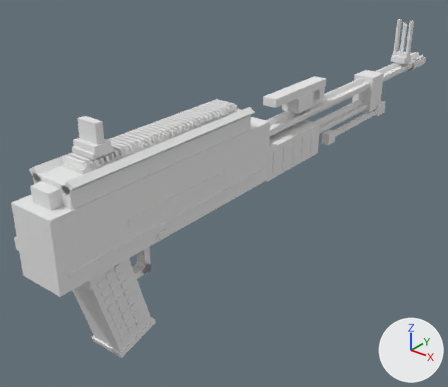
What one commit did to the OBJ model src/main/resources/assets/mareeletrica/models/block/armory21_m249_forge_view.obj.
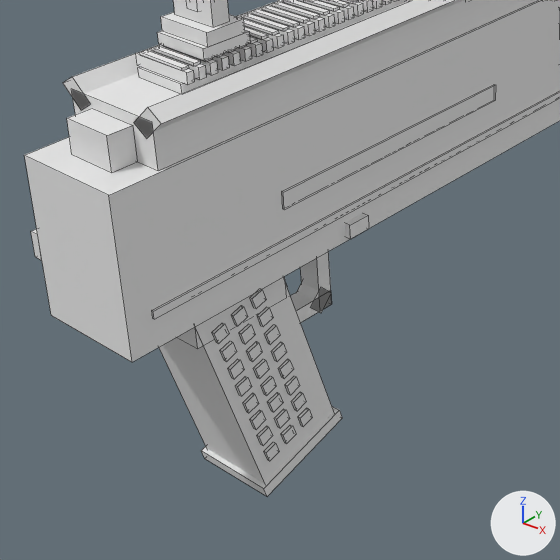
There are two pictures of each version: one whole from a 50 mm lens placed at (1.881, -1.787, 1.397), pointed at (0.315, 0.171, 0.184), one close up on the part from 0% to 57% of the width and 34% to 100% of the height. Arrows for +X, +Y and +Z are at lower right; the lights stay in place. The last two pictures show the newer version. The close-ups show mesh edges as thin lines. Where no turn or scale is listed for an object, it has been applied to the vertices. Vertices at exactly the same position are counted once.

Objects in the first close-up: 'armory21_m249_forge_view'.
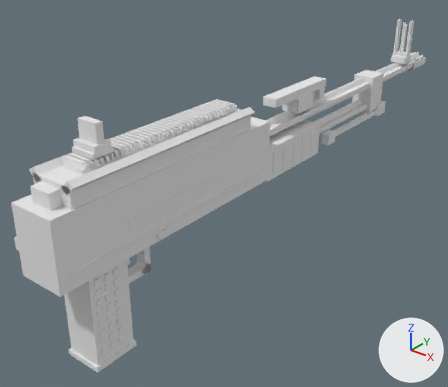
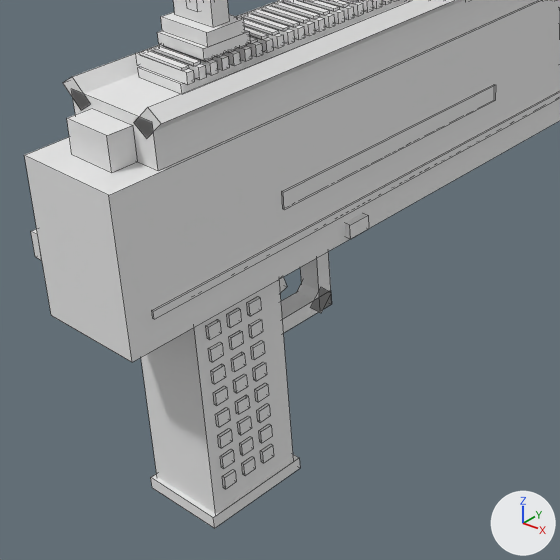
Pixel boxes (x1, y1, x2, y2) of what changed, in the close-ups (560 x 560 px; the box of a moved part takes in the faces that stretch with it):
'armory21_m249_forge_view', reshaped
    before: (24, 0, 560, 496)
    after: (24, 0, 560, 528)
part 1 of me_armory21_m249_forge_view, moved or reshaped
    before: (159, 277, 334, 483)
    after: (141, 280, 293, 513)
part 2 of me_armory21_m249_forge_view, moved or reshaped
    before: (201, 406, 342, 496)
    after: (151, 455, 300, 528)
part 3 of me_armory21_m249_forge_view, moved or reshaped
    before: (264, 442, 279, 461)
    after: (222, 470, 236, 489)
part 4 of me_armory21_m249_forge_view, moved or reshaped
    before: (250, 410, 266, 429)
    after: (220, 449, 234, 469)
part 5 of me_armory21_m249_forge_view, moved or reshaped
    before: (268, 393, 283, 412)
    after: (218, 428, 232, 448)
part 6 of me_armory21_m249_forge_view, moved or reshaped
    before: (235, 376, 252, 396)
    after: (215, 407, 230, 427)
part 7 of me_armory21_m249_forge_view, moved or reshaped
    before: (228, 359, 244, 379)
    after: (213, 386, 228, 406)
part 8 of me_armory21_m249_forge_view, moved or reshaped
    before: (250, 289, 266, 309)
    after: (208, 342, 223, 362)
part 9 of me_armory21_m249_forge_view, moved or reshaped
    before: (281, 425, 296, 444)
    after: (242, 457, 255, 476)
part 10 of me_armory21_m249_forge_view, moved or reshaped
    before: (274, 409, 290, 428)
    after: (240, 436, 253, 455)
part 11 of me_armory21_m249_forge_view, moved or reshaped
    before: (285, 376, 300, 395)
    after: (237, 416, 251, 435)
part 12 of me_armory21_m249_forge_view, moved or reshaped
    before: (278, 359, 293, 378)
    after: (235, 395, 250, 414)
part 13 of me_armory21_m249_forge_view, moved or reshaped
    before: (271, 342, 287, 362)
    after: (233, 374, 248, 393)
part 14 of me_armory21_m249_forge_view, moved or reshaped
    before: (264, 325, 280, 345)
    after: (231, 352, 245, 372)
part 15 of me_armory21_m249_forge_view, moved or reshaped
    before: (291, 392, 306, 411)
    after: (229, 330, 243, 350)
part 16 of me_armory21_m249_forge_view, moved or reshaped
    before: (298, 408, 312, 427)
    after: (260, 444, 274, 463)
part 17 of me_armory21_m249_forge_view, moved or reshaped
    before: (177, 277, 285, 445)
    after: (206, 297, 272, 443)

Diff of the bpy script that builds the scene:
```diff
--- a/src/main/resources/assets/mareeletrica/models/block/armory21_m249_forge_view.obj.py
+++ b/src/main/resources/assets/mareeletrica/models/block/armory21_m249_forge_view.obj.py
@@ me_armory21_m249_forge_view @@
 # used by ob_armory21_m249_forge_view; location = (0.0, 0.0, 0.0)
-me_armory21_m249_forge_view.from_pydata(...)  # 1566 vertices, 1200 faces; spans x 0.33..0.6, y -0.93..1.76, z -0.03..0.8
+me_armory21_m249_forge_view.from_pydata(...)  # 1558 vertices, 1194 faces; spans x 0.33..0.6, y -0.93..1.76, z -0.02..0.8
+# me_armory21_m249_forge_view part 1: the loose piece of 8 vertices spanning x 0.43..0.57, y -0.82..-0.55, z -0.01..0.42 is turned -16 degrees about the x axis through its middle and scaled by 0.914, then moved by (0.0, -0.04, -0.03)
+# me_armory21_m249_forge_view part 2: the loose piece of 8 vertices spanning x 0.43..0.57, y -0.71..-0.54, z -0.03..0.04 is turned -16 degrees about the x axis through its middle, then moved by (0.0, -0.1, -0.01)
+# me_armory21_m249_forge_view part 3: the loose piece of 8 vertices spanning x 0.57, y -0.7..-0.68, z 0.03..0.06 is moved by (0.0, -0.09, 0.0)
+# me_armory21_m249_forge_view part 4: the loose piece of 8 vertices spanning x 0.57, y -0.72..-0.7, z 0.11..0.13 is moved by (0.0, -0.06, -0.03)
+# me_armory21_m249_forge_view part 5: the loose piece of 8 vertices spanning x 0.57, y -0.69..-0.66, z 0.12..0.14 is moved by (0.0, -0.1, -0.01)
+# me_armory21_m249_forge_view part 6: the loose piece of 8 vertices spanning x 0.57, y -0.74..-0.72, z 0.18..0.21 is moved by (0.0, -0.04, -0.03)
+# me_armory21_m249_forge_view part 7: the loose piece of 8 vertices spanning x 0.57, y -0.75..-0.73, z 0.22..0.24 is moved by (0.0, -0.03, -0.03)
+# me_armory21_m249_forge_view part 8: the loose piece of 8 vertices spanning x 0.57, y -0.7..-0.68, z 0.31..0.34 is moved by (0.0, -0.08, -0.05)
+# me_armory21_m249_forge_view part 9: the loose piece of 8 vertices spanning x 0.57, y -0.67..-0.64, z 0.04..0.07 is moved by (0.0, -0.08, -0.01)
+# me_armory21_m249_forge_view part 10: the loose piece of 8 vertices spanning x 0.57, y -0.68..-0.65, z 0.08..0.11 is moved by (0.0, -0.07, -0.01)
+# me_armory21_m249_forge_view part 11: the loose piece of 8 vertices spanning x 0.57, y -0.65..-0.62, z 0.13..0.15 is moved by (0.0, -0.1, -0.02)
+# me_armory21_m249_forge_view part 12: the loose piece of 8 vertices spanning x 0.57, y -0.66..-0.63, z 0.16..0.19 is moved by (0.0, -0.09, -0.01)
+# me_armory21_m249_forge_view part 13: the loose piece of 8 vertices spanning x 0.57, y -0.67..-0.65, z 0.2..0.23 is moved by (0.0, -0.08, -0.01)
+# me_armory21_m249_forge_view part 14: the loose piece of 8 vertices spanning x 0.57, y -0.68..-0.66, z 0.24..0.26 is moved by (0.0, -0.07, -0.01)
+# me_armory21_m249_forge_view part 15: the loose piece of 8 vertices spanning x 0.57, y -0.64..-0.61, z 0.09..0.12 is moved by (0.0, -0.11, 0.17)
+# me_armory21_m249_forge_view part 16: the loose piece of 8 vertices spanning x 0.57, y -0.63..-0.6, z 0.05..0.08 is moved by (0.0, -0.08, -0.02)
+# me_armory21_m249_forge_view part 17: 36 vertices moved from x 0.43..0.57, y -0.77..-0.69, z 0.09..0.32 to x 0.43..0.57, y -0.76..-0.69, z 0.1..0.32; 88 vertices removed from x 0.43..0.57, y -0.8..-0.63, z 0.14..0.36; 80 vertices added at x 0.43..0.57, y -0.79..-0.69, z 0.11..0.32
+# other edits to the shape of me_armory21_m249_forge_view do not show in these pictures
 me_armory21_m249_forge_view.materials.append(mat_dark)
```
